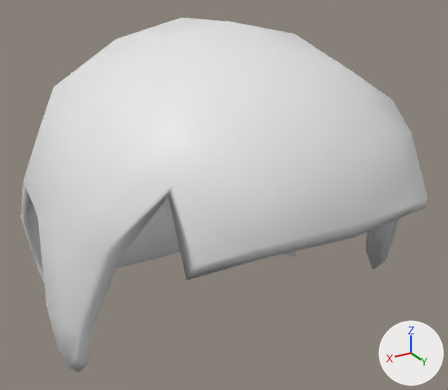
Renders of the FBX model ECOE sim/Assets/Art/Characters/Hairs/Female/ShortWavyHair_F.fbx from each side of a commit.
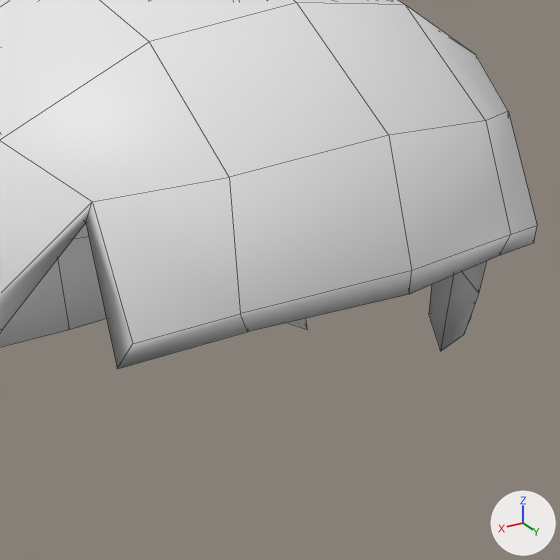
There are two pictures of each version: one whole from a 50 mm camera at (0.569, 0.972, 1.771) aimed at (-0.009, 0.009, 1.289), one close up on the part from 27% to 98% of the width and 18% to 100% of the height. The axes (+X, +Y, +Z) are drawn at lower right. The lights are the same throughout. The last two pictures show the newer version. The close-ups show mesh edges as thin lines. Where no turn or scale is listed for an object, it has been applied to the vertices.

Names of what the first close-up shows: 'ShortHair_FW'.
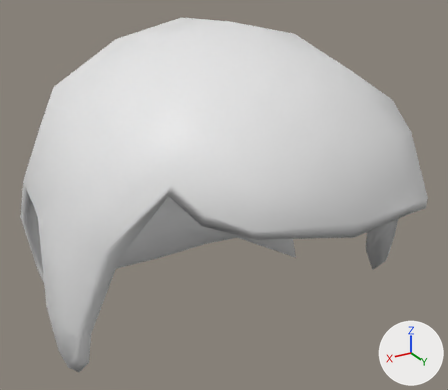
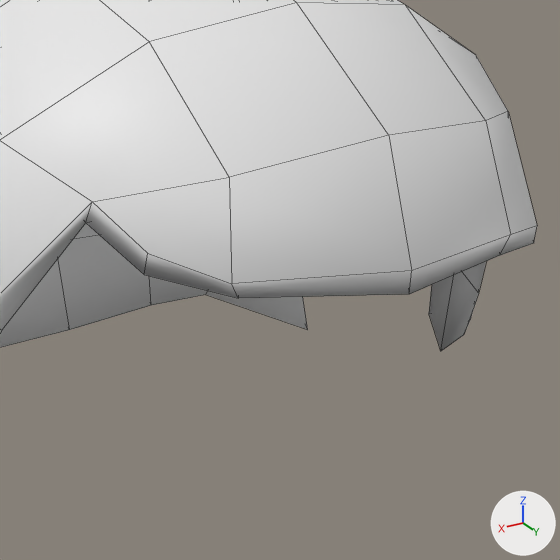
What differs and where, as boxes (x1, y1, x2, y2) in the close-ups (560 x 560 px; the box of a moved part takes in the faces that stretch with it):
'ShortHair_FW', reshaped: before (0, 0, 537, 369); after (0, 0, 537, 351)
part 1 of me_cube_012, moved or reshaped: before (86, 135, 412, 369); after (86, 135, 412, 298)

What the commit changed:
me_cube_012 has 152 vertices, 150 faces and spans x -0.371..0.371, y -0.405..0.387, z -0.223..0.399.
me_cube_012 is used by ob_shorthair_fw; location (0.0, 0.0, 1.227).
Part 1, on me_cube_012:
Vertex 148 of me_cube_012 moves from (0.233, 0.312, 0.1) at pixel (117, 368) to (0.202, 0.302, 0.171) at pixel (144, 274).
Vertex 149 of me_cube_012 moves from (0.139, 0.355, 0.126) at pixel (247, 331) to (0.144, 0.348, 0.155) at pixel (238, 298).
Vertex 150 of me_cube_012 moves from (0.224, 0.321, 0.124) at pixel (132, 343) to (0.201, 0.305, 0.19) at pixel (147, 253).
Vertex 151 of me_cube_012 moves from (0.148, 0.356, 0.146) at pixel (240, 313) to (0.152, 0.351, 0.171) at pixel (231, 283).
